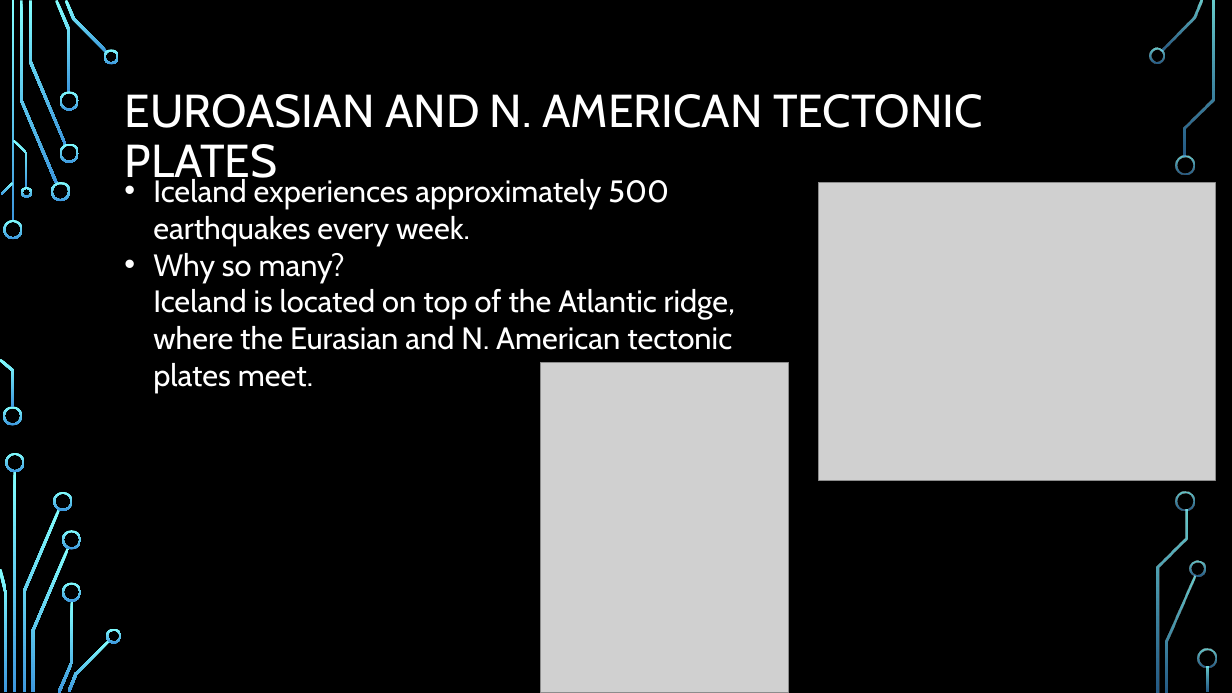
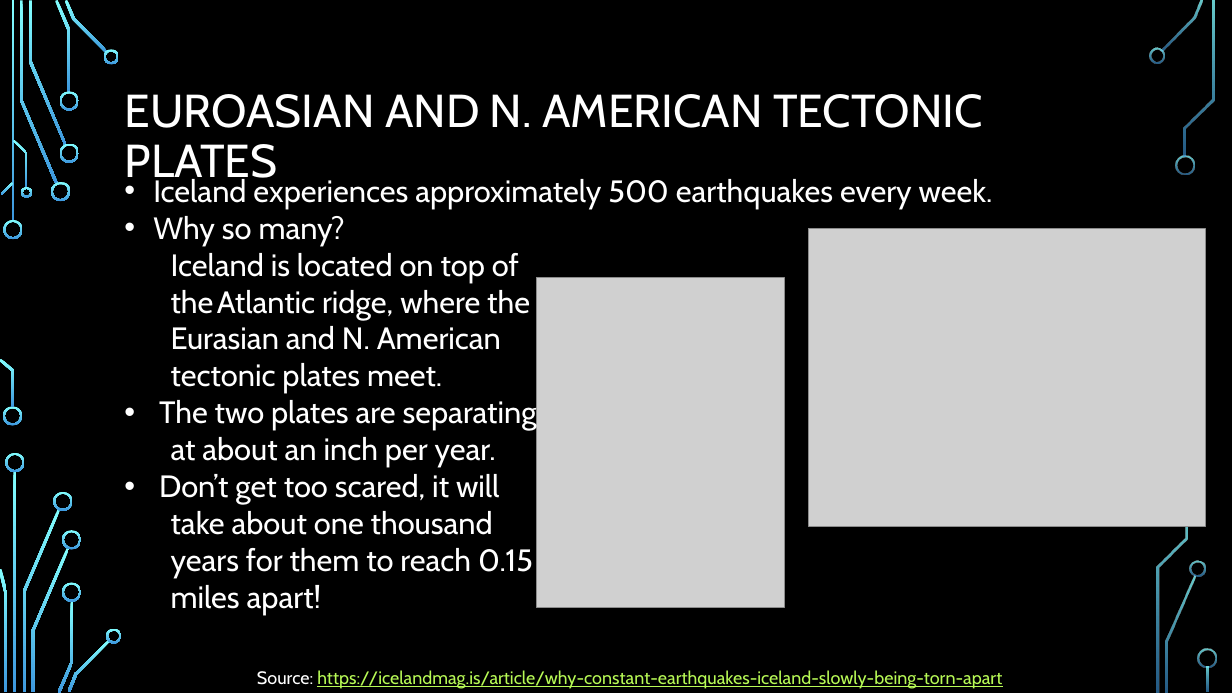
Before and after one commit to kennknisley/project-one-back, a slide deck: slide 2 of Iceland_presentation.pptx. Drawn at 1232x693 pixels with LibreOffice and Linux fonts; fonts in the diff are those of the drawing; grey boxes stand for pictures; background and template pictures are left out. Boxes give left, top, right and bottom in pixels: in the first picture for what was removed or moved away, otherwise in the second. Text is boxed around its words. In the diff, an @@ line names an element or a change of style, - is before the commit and + after.

```diff
--- a/Iceland_presentation.pptx
+++ b/Iceland_presentation.pptx
@@ text at bbox=[153, 216, 537, 615]: text changed @@
-• Why so many?
-  Iceland is located on top of the Atlantic ridge, where the Eurasian and N. American tectonic plates meet.
+• Why so many?
+Iceland is located on top of
+the Atlantic ridge, where the
+Eurasian and N. American
+tectonic plates meet.
+• The two plates are separating
+at about an inch per year.
+• Don’t get too scared, it will
+take about one thousand
+years for them to reach 0.15
+miles apart!
@@ picture: place and size @@
-picture at bbox=[819, 183, 1216, 481]
+picture at bbox=[809, 229, 1206, 527]
@@ picture: place and size @@
-picture at bbox=[541, 363, 788, 693]
+picture at bbox=[537, 277, 785, 607]
@@ freeform shape removed at bbox=[1177, 492, 1196, 511] @@
@@ text added at bbox=[257, 670, 1002, 689], 14 pt, text #B8FA56, underline @@
+Source: https://icelandmag.is/article/why-constant-earthquakes-iceland-slowly-being-torn-apart
```
Also in this commit, not shown: 2 other slides changed, 7 slides added, 9 slides removed, 1 other file.
